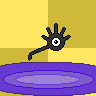
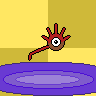
The second 96 x 96 image is a revision of the first. Changes to its layers:
added group "Shiny" with 2 layers above "Group" over [29, 24, 70, 60]
added layer "Beak" in group "Shiny" over [29, 24, 70, 60]
added layer "Head" in group "Shiny" over [29, 24, 70, 60]
painted on "Paint Layer 1" over [29, 24, 70, 60]